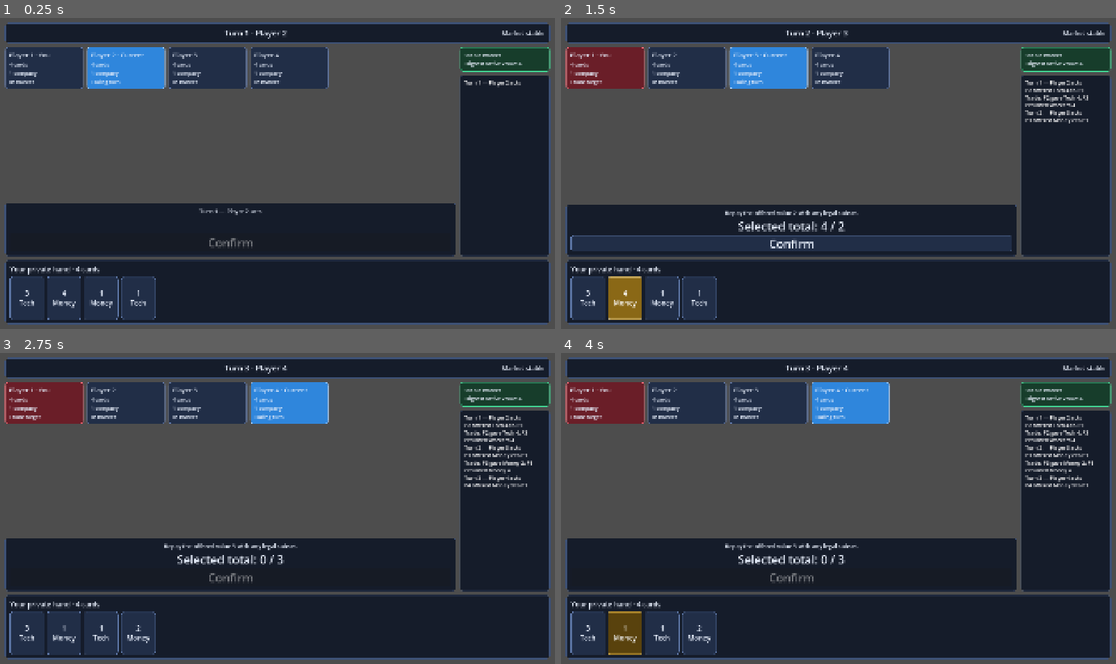
Above: before the commit, frames 1-4 (two rows, left to right).
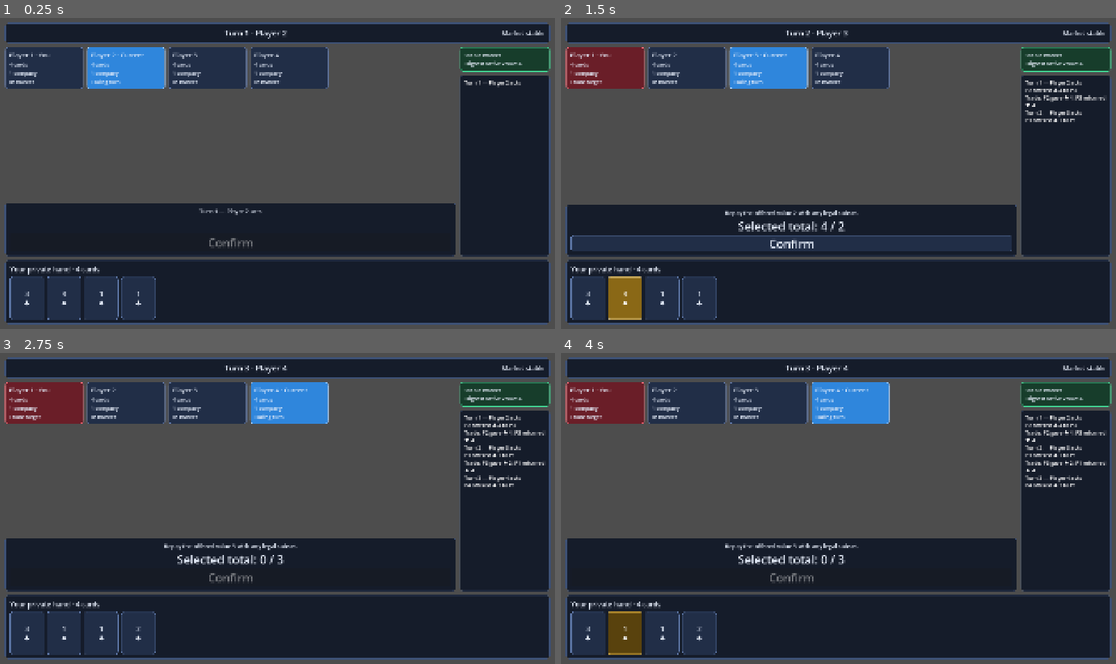
Above: after the commit, the same moments.

Repository: prelios/capitalism
Game: Godot game, scene res://game_controller.tscn
Two runs of this game, one before a commit and one after it. Both use one fixed random seed, a clock stepped at 60 frames per second and the inputs below.
Inputs (mouse positions are in pixels of both pictures, inside the frame that each line leads up to):
- Up to frame 1 (0.25 s): no input
- Up to frame 2 (1.5 s): click "3 Tech" (after the commit: "3 ♣") at 0.5 s; click (627, 297) at 1.25 s, where only the run before the commit has a clickable "4 Money"
- Up to frame 3 (2.75 s): click "Confirm" at 2 s
- Up to frame 4 (4 s): click (627, 632) at 2.75 s, where only the run before the commit has a clickable "1 Money"; click (627, 632) at 3.5 s, where only the run after the commit has a clickable "1 ♠"

The runs differ from the first frame. In frame 1, 0.2% of the frame differs, in the area x 3-27%, y 87-94%; in frame 2, 0.5%; in frame 3, 0.7%, in the area x 3-98%, y 22-94%; in frame 4, 0.7%.

Commit message:
Change suits to be suits (for now)

Diff:
--- a/godot/game/card.gd
+++ b/godot/game/card.gd
@@ -3,7 +3,8 @@
 class_name Card
 
 
-const SUITS: Array[String] = ["Money", "Workers", "Tech", "Hype"]
+const SUITS: Array[String] = ["♠", "♥", "♣", "♦"]
+#const SUITS: Array[String] = ["Money", "Workers", "Tech", "Hype"]
 
 
 var id: String
--- a/godot/ui/capitalism_theme.tres
+++ b/godot/ui/capitalism_theme.tres
@@ -1,4 +1,16 @@
 [gd_resource type="Theme" format=3 uid="uid://ddpelfcpfeibm"]
+
+[sub_resource type="StyleBoxFlat" id="ButtonHover"]
+bg_color = Color(0.35, 0.26, 0.05, 1)
+border_width_left = 2
+border_width_top = 2
+border_width_right = 2
+border_width_bottom = 2
+border_color = Color(0.98, 0.78, 0.29, 1)
+corner_radius_top_left = 8
+corner_radius_top_right = 8
+corner_radius_bottom_right = 8
+corner_radius_bottom_left = 8
 
 [sub_resource type="StyleBoxFlat" id="ButtonNormal"]
 bg_color = Color(0.13, 0.18, 0.28, 1)
@@ -14,18 +26,6 @@
 
 [sub_resource type="StyleBoxFlat" id="ButtonPressed"]
 bg_color = Color(0.37, 0.3, 0.1, 1)
-border_width_left = 2
-border_width_top = 2
-border_width_right = 2
-border_width_bottom = 2
-border_color = Color(0.98, 0.78, 0.29, 1)
-corner_radius_top_left = 8
-corner_radius_top_right = 8
-corner_radius_bottom_right = 8
-corner_radius_bottom_left = 8
-
-[sub_resource type="StyleBoxFlat" id="ButtonHover"]
-bg_color = Color(0.35, 0.26, 0.05, 1)
 border_width_left = 2
 border_width_top = 2
 border_width_right = 2
--- a/godot/ui/player_seat_panel.tscn
+++ b/godot/ui/player_seat_panel.tscn
@@ -1,29 +1,35 @@
-[gd_scene load_steps=2 format=3]
+[gd_scene format=3 uid="uid://bhkuji8auv3i5"]
 
-[ext_resource type="Script" path="res://ui/player_seat_panel.gd" id="1"]
+[ext_resource type="Script" uid="uid://bctnyd02aqnc6" path="res://ui/player_seat_panel.gd" id="1"]
 
-[node name="PlayerSeatPanel" type="Button"]
+[node name="PlayerSeatPanel" type="Button" unique_id=736105943]
 custom_minimum_size = Vector2(270, 145)
 script = ExtResource("1")
 
-[node name="Margin" type="MarginContainer" parent="."]
+[node name="Margin" type="MarginContainer" parent="." unique_id=1684196560]
+layout_mode = 0
 mouse_filter = 2
 theme_override_constants/margin_left = 14
 theme_override_constants/margin_top = 12
 theme_override_constants/margin_right = 14
 theme_override_constants/margin_bottom = 12
 
-[node name="Content" type="VBoxContainer" parent="Margin"]
+[node name="Content" type="VBoxContainer" parent="Margin" unique_id=461566171]
+layout_mode = 2
 theme_override_constants/separation = 4
 
-[node name="Identity" type="Label" parent="Margin/Content"]
+[node name="Identity" type="Label" parent="Margin/Content" unique_id=902193284]
+layout_mode = 2
 theme_override_font_sizes/font_size = 22
 
-[node name="HandCount" type="Label" parent="Margin/Content"]
+[node name="HandCount" type="Label" parent="Margin/Content" unique_id=1225623327]
+layout_mode = 2
 theme_override_font_sizes/font_size = 18
 
-[node name="Companies" type="Label" parent="Margin/Content"]
+[node name="Companies" type="Label" parent="Margin/Content" unique_id=1262084443]
+layout_mode = 2
 theme_override_font_sizes/font_size = 18
 
-[node name="State" type="Label" parent="Margin/Content"]
+[node name="State" type="Label" parent="Margin/Content" unique_id=2086431399]
+layout_mode = 2
 theme_override_font_sizes/font_size = 18
Not shown: 1 places in godot/ui/capitalism_theme.tres that only renumber resources
